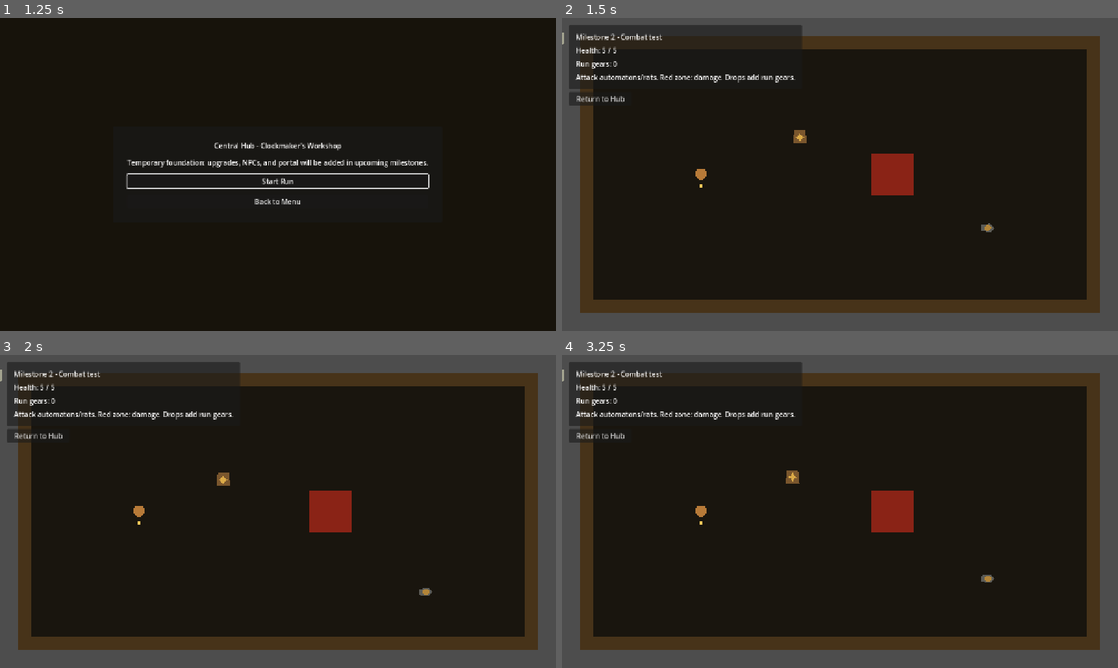
Above: before the commit, frames 1-4 (two rows, left to right).
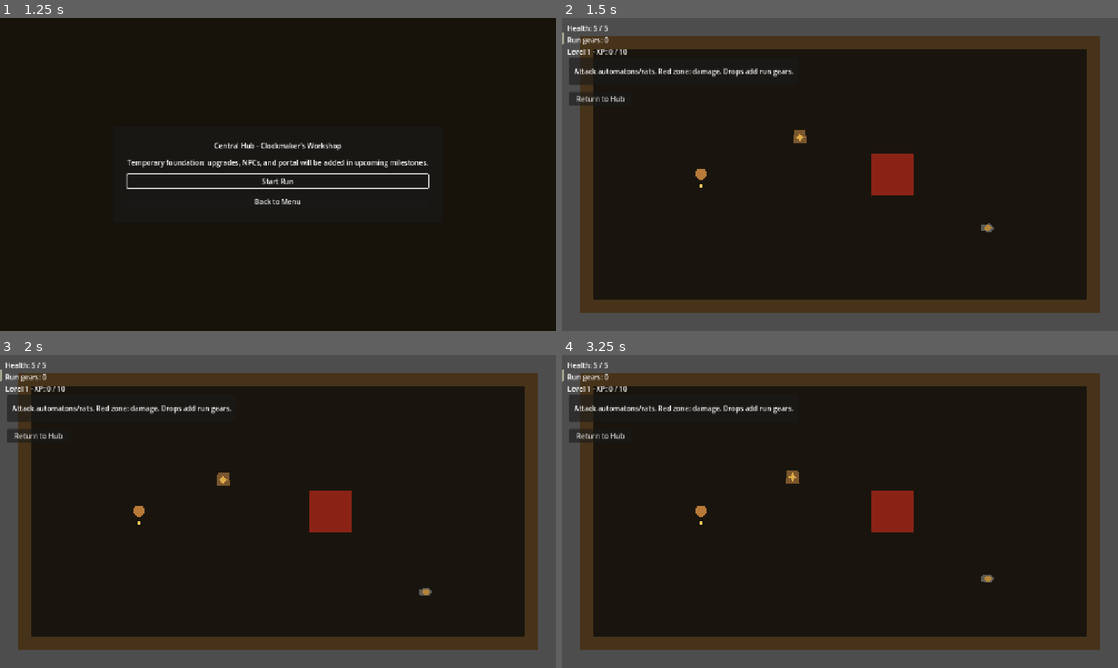
Above: after the commit, the same moments.

Repository: shibii1111/hermes-godot-topdown
Game: Godot game, scene res://scenes/main/GameRoot.tscn
Same seed, same stepped clock (60 frames per second), same inputs: the game is played once before the commit and once after it.
Inputs:
- Up to frame 1 (1.25 s): click "Start" at 0.5 s
- Up to frame 2 (1.5 s): click "Start Run" at 1.25 s
- Up to frame 3 (2 s): no input
- Up to frame 4 (3.25 s): click "Return to Hub" at 2 s; click "Start Run" at 2.75 s

Frame 1 is identical in both runs. In frame 2, 4.4% of the frame differs, in the area x 1-43%, y 2-23%; in frame 3, 4.4%; in frame 4, 4.4%.

Commit message:
feat: add run UI menus

Diff:
--- a/scenes/dungeon/TestRoom.tscn
+++ b/scenes/dungeon/TestRoom.tscn
@@ -1,10 +1,14 @@
-[gd_scene load_steps=8 format=3 uid="uid://roguewatch_test_room"]
+[gd_scene load_steps=12 format=3 uid="uid://roguewatch_test_room"]
 
 [ext_resource type="Script" path="res://scripts/dungeon/test_room.gd" id="1_test_room"]
 [ext_resource type="PackedScene" path="res://scenes/player/Player.tscn" id="2_player"]
 [ext_resource type="Script" path="res://scripts/combat/damage_zone.gd" id="3_damage_zone"]
 [ext_resource type="PackedScene" path="res://scenes/enemies/EnemyAutomaton.tscn" id="4_automaton"]
 [ext_resource type="PackedScene" path="res://scenes/enemies/EnemyMechanicalRat.tscn" id="5_rat"]
+[ext_resource type="PackedScene" path="res://scenes/ui/HUD.tscn" id="6_hud"]
+[ext_resource type="PackedScene" path="res://scenes/ui/PauseMenu.tscn" id="7_pause"]
+[ext_resource type="PackedScene" path="res://scenes/ui/InventoryMenu.tscn" id="8_inventory"]
+[ext_resource type="PackedScene" path="res://scenes/ui/SpecialIndicator.tscn" id="9_special"]
 
 [sub_resource type="RectangleShape2D" id="RectangleShape2D_damage_zone"]
 size = Vector2(96, 96)
@@ -13,6 +17,7 @@
 size = Vector2(1180, 620)
 
 [node name="TestRoom" type="Node2D"]
+process_mode = 3
 script = ExtResource("1_test_room")
 
 [node name="Floor" type="Polygon2D" parent="."]
@@ -59,47 +64,41 @@
 [node name="EnemyMechanicalRat" parent="Enemies" groups=["enemies"] instance=ExtResource("5_rat")]
 position = Vector2(980, 460)
 
-[node name="CanvasLayer" type="CanvasLayer" parent="."]
+[node name="HUD" parent="." instance=ExtResource("6_hud")]
+unique_name_in_owner = true
 
-[node name="HUDPanel" type="PanelContainer" parent="CanvasLayer"]
+[node name="RunHintLayer" type="CanvasLayer" parent="."]
+
+[node name="HintPanel" type="PanelContainer" parent="RunHintLayer"]
 offset_left = 16.0
-offset_top = 16.0
-offset_right = 448.0
+offset_top = 92.0
+offset_right = 506.0
 offset_bottom = 154.0
 
-[node name="MarginContainer" type="MarginContainer" parent="CanvasLayer/HUDPanel"]
+[node name="MarginContainer" type="MarginContainer" parent="RunHintLayer/HintPanel"]
 layout_mode = 2
-theme_override_constants/margin_left = 16
-theme_override_constants/margin_top = 16
-theme_override_constants/margin_right = 16
-theme_override_constants/margin_bottom = 16
+theme_override_constants/margin_left = 12
+theme_override_constants/margin_top = 12
+theme_override_constants/margin_right = 12
+theme_override_constants/margin_bottom = 12
 
-[node name="VBoxContainer" type="VBoxContainer" parent="CanvasLayer/HUDPanel/MarginContainer"]
-layout_mode = 2
-theme_override_constants/separation = 8
-
-[node name="TitleLabel" type="Label" parent="CanvasLayer/HUDPanel/MarginContainer/VBoxContainer"]
-layout_mode = 2
-text = "Milestone 2 - Combat test"
-
-[node name="HealthLabel" type="Label" parent="CanvasLayer/HUDPanel/MarginContainer/VBoxContainer"]
-unique_name_in_owner = true
-layout_mode = 2
-text = "Health: 5 / 5"
-
-[node name="CurrencyLabel" type="Label" parent="CanvasLayer/HUDPanel/MarginContainer/VBoxContainer"]
-unique_name_in_owner = true
-layout_mode = 2
-text = "Run gears: 0"
-
-[node name="HintLabel" type="Label" parent="CanvasLayer/HUDPanel/MarginContainer/VBoxContainer"]
+[node name="HintLabel" type="Label" parent="RunHintLayer/HintPanel/MarginContainer"]
 layout_mode = 2
 text = "Attack automatons/rats. Red zone: damage. Drops add run gears."
 
-[node name="ReturnHubButton" type="Button" parent="CanvasLayer"]
+[node name="ReturnHubButton" type="Button" parent="RunHintLayer"]
 unique_name_in_owner = true
 offset_left = 16.0
 offset_top = 170.0
 offset_right = 160.0
 offset_bottom = 202.0
 text = "Return to Hub"
+
+[node name="SpecialIndicator" parent="." instance=ExtResource("9_special")]
+unique_name_in_owner = true
+
+[node name="PauseMenu" parent="." instance=ExtResource("7_pause")]
+unique_name_in_owner = true
+
+[node name="InventoryMenu" parent="." instance=ExtResource("8_inventory")]
+unique_name_in_owner = true
--- /dev/null
+++ b/scenes/ui/HUD.tscn
@@ -0,0 +1,33 @@
+[gd_scene load_steps=2 format=3 uid="uid://roguewatch_hud"]
+
+[ext_resource type="Script" path="res://scripts/ui/hud.gd" id="1_hud"]
+
+[node name="HUD" type="CanvasLayer"]
+script = ExtResource("1_hud")
+
+[node name="MarginContainer" type="MarginContainer" parent="."]
+anchors_preset = 15
+anchor_right = 1.0
+anchor_bottom = 1.0
+offset_left = 12.0
+offset_top = 12.0
+offset_right = -12.0
+offset_bottom = -12.0
+
+[node name="VBoxContainer" type="VBoxContainer" parent="MarginContainer"]
+layout_mode = 2
+
+[node name="HealthLabel" type="Label" parent="MarginContainer/VBoxContainer"]
+unique_name_in_owner = true
+layout_mode = 2
+text = "Health: 5 / 5"
+
+[node name="RunCurrencyLabel" type="Label" parent="MarginContainer/VBoxContainer"]
+unique_name_in_owner = true
+layout_mode = 2
+text = "Run gears: 0"
+
+[node name="XPLabel" type="Label" parent="MarginContainer/VBoxContainer"]
+unique_name_in_owner = true
+layout_mode = 2
+text = "Level 1 - XP: 0 / 10"
--- /dev/null
+++ b/scenes/ui/InventoryMenu.tscn
@@ -0,0 +1,56 @@
+[gd_scene load_steps=2 format=3 uid="uid://roguewatch_inventory_menu"]
+
+[ext_resource type="Script" path="res://scripts/ui/inventory_menu.gd" id="1_inventory"]
+
+[node name="InventoryMenu" type="Control"]
+process_mode = 3
+anchors_preset = 15
+anchor_right = 1.0
+anchor_bottom = 1.0
+script = ExtResource("1_inventory")
+
+[node name="Backdrop" type="ColorRect" parent="."]
+layout_mode = 1
+anchors_preset = 15
+anchor_right = 1.0
+anchor_bottom = 1.0
+color = Color(0, 0, 0, 0.45)
+
+[node name="CenterContainer" type="CenterContainer" parent="."]
+layout_mode = 1
+anchors_preset = 15
+anchor_right = 1.0
+anchor_bottom = 1.0
+
+[node name="PanelContainer" type="PanelContainer" parent="CenterContainer"]
+layout_mode = 2
+
+[node name="MarginContainer" type="MarginContainer" parent="CenterContainer/PanelContainer"]
+layout_mode = 2
+theme_override_constants/margin_left = 24
+theme_override_constants/margin_top = 24
+theme_override_constants/margin_right = 24
+theme_override_constants/margin_bottom = 24
+
+[node name="VBoxContainer" type="VBoxContainer" parent="CenterContainer/PanelContainer/MarginContainer"]
+layout_mode = 2
+theme_override_constants/separation = 12
+
+[node name="Title" type="Label" parent="CenterContainer/PanelContainer/MarginContainer/VBoxContainer"]
+layout_mode = 2
+text = "Inventory"
+horizontal_alignment = 1
+
+[node name="EquipmentLabel" type="Label" parent="CenterContainer/PanelContainer/MarginContainer/VBoxContainer"]
+layout_mode = 2
+text = "Weapon: Clockwork Blade | Spell: Clockburst"
+
+[node name="SlotGrid" type="GridContainer" parent="CenterContainer/PanelContainer/MarginContainer/VBoxContainer"]
+unique_name_in_owner = true
+layout_mode = 2
+columns = 4
+
+[node name="CloseButton" type="Button" parent="CenterContainer/PanelContainer/MarginContainer/VBoxContainer"]
+unique_name_in_owner = true
+layout_mode = 2
+text = "Close"
--- /dev/null
+++ b/scenes/ui/PauseMenu.tscn
@@ -0,0 +1,52 @@
+[gd_scene load_steps=2 format=3 uid="uid://roguewatch_pause_menu"]
+
+[ext_resource type="Script" path="res://scripts/ui/pause_menu.gd" id="1_pause"]
+
+[node name="PauseMenu" type="Control"]
+process_mode = 3
+anchors_preset = 15
+anchor_right = 1.0
+anchor_bottom = 1.0
+script = ExtResource("1_pause")
+
+[node name="Backdrop" type="ColorRect" parent="."]
+layout_mode = 1
+anchors_preset = 15
+anchor_right = 1.0
+anchor_bottom = 1.0
+color = Color(0, 0, 0, 0.58)
+
+[node name="CenterContainer" type="CenterContainer" parent="."]
+layout_mode = 1
+anchors_preset = 15
+anchor_right = 1.0
+anchor_bottom = 1.0
+
+[node name="PanelContainer" type="PanelContainer" parent="CenterContainer"]
+layout_mode = 2
+
+[node name="MarginContainer" type="MarginContainer" parent="CenterContainer/PanelContainer"]
+layout_mode = 2
+theme_override_constants/margin_left = 24
+theme_override_constants/margin_top = 24
+theme_override_constants/margin_right = 24
+theme_override_constants/margin_bottom = 24
+
+[node name="VBoxContainer" type="VBoxContainer" parent="CenterContainer/PanelContainer/MarginContainer"]
+layout_mode = 2
+theme_override_constants/separation = 12
+
+[node name="Title" type="Label" parent="CenterContainer/PanelContainer/MarginContainer/VBoxContainer"]
+layout_mode = 2
+text = "Paused"
+horizontal_alignment = 1
+
+[node name="ResumeButton" type="Button" parent="CenterContainer/PanelContainer/MarginContainer/VBoxContainer"]
+unique_name_in_owner = true
+layout_mode = 2
+text = "Resume"
+
+[node name="ReturnHubButton" type="Button" parent="CenterContainer/PanelContainer/MarginContainer/VBoxContainer"]
+unique_name_in_owner = true
+layout_mode = 2
+text = "Return to Hub"
--- /dev/null
+++ b/scenes/ui/SpecialIndicator.tscn
@@ -0,0 +1,42 @@
+[gd_scene load_steps=2 format=3 uid="uid://roguewatch_special_indicator"]
+
+[ext_resource type="Script" path="res://scripts/ui/special_indicator.gd" id="1_special"]
+
+[node name="SpecialIndicator" type="Control"]
+anchors_preset = 3
+anchor_left = 1.0
+anchor_top = 1.0
+anchor_right = 1.0
+anchor_bottom = 1.0
+offset_left = -260.0
+offset_top = -92.0
+offset_right = -12.0
+offset_bottom = -12.0
+script = ExtResource("1_special")
+
+[node name="PanelContainer" type="PanelContainer" parent="."]
+layout_mode = 1
+anchors_preset = 15
+anchor_right = 1.0
+anchor_bottom = 1.0
+
+[node name="MarginContainer" type="MarginContainer" parent="PanelContainer"]
+layout_mode = 2
+theme_override_constants/margin_left = 12
+theme_override_constants/margin_top = 12
+theme_override_constants/margin_right = 12
+theme_override_constants/margin_bottom = 12
+
+[node name="VBoxContainer" type="VBoxContainer" parent="PanelContainer/MarginContainer"]
+layout_mode = 2
+
+[node name="StatusLabel" type="Label" parent="PanelContainer/MarginContainer/VBoxContainer"]
+unique_name_in_owner = true
+layout_mode = 2
+text = "Clockburst ready"
+
+[node name="CooldownBar" type="ProgressBar" parent="PanelContainer/MarginContainer/VBoxContainer"]
+unique_name_in_owner = true
+layout_mode = 2
+value = 100.0
+show_percentage = false
--- a/scripts/dungeon/test_room.gd
+++ b/scripts/dungeon/test_room.gd
@@ -1,29 +1,79 @@
 extends Node2D
 
 ## Playable Milestone test room.
-## It verifies movement, facing, dash, melee attack, and health/damage before full dungeon work.
+## It verifies movement, facing, dash, melee attack, health/damage, enemies, and the run UI layer.
 
 @onready var player: Node = %Player
-@onready var health_label: Label = %HealthLabel
-@onready var currency_label: Label = %CurrencyLabel
+@onready var hud: Node = %HUD
+@onready var pause_menu: Node = %PauseMenu
+@onready var inventory_menu: Node = %InventoryMenu
+@onready var special_indicator: Node = %SpecialIndicator
 @onready var return_hub_button: Button = %ReturnHubButton
 
 var run_currency: int = 0
+var run_xp: int = 0
+var run_level: int = 1
+var xp_required: int = 10
 
 
-## Connects the player and temporary test UI controls.
+## Connects the player, enemies, and temporary test UI controls.
 func _ready() -> void:
+	process_mode = Node.PROCESS_MODE_ALWAYS
 	player.health_changed.connect(_on_player_health_changed)
 	player.died.connect(_on_player_died)
+	pause_menu.resume_requested.connect(_resume_from_pause)
+	pause_menu.return_hub_requested.connect(_on_return_hub_pressed)
+	inventory_menu.close_requested.connect(_resume_from_inventory)
 	return_hub_button.pressed.connect(_on_return_hub_pressed)
 	_connect_enemies()
 	_on_player_health_changed(player.health_component.current_health, player.health_component.max_health)
 	_update_currency_label()
+	_update_xp_label()
 
 
-## Updates the player's health display.
+## Handles run UI shortcuts while keeping gameplay input in player-specific scripts.
+func _unhandled_input(event: InputEvent) -> void:
+	if event.is_action_pressed("pause"):
+		toggle_pause_menu()
+		get_viewport().set_input_as_handled()
+	elif event.is_action_pressed("inventory"):
+		toggle_inventory_menu()
+		get_viewport().set_input_as_handled()
+	elif event.is_action_pressed("special") and not get_tree().paused:
+		trigger_special_ui()
+		get_viewport().set_input_as_handled()
+
+
+## Toggles the pause menu and global paused state for active runs.
+func toggle_pause_menu() -> void:
+	if inventory_menu.visible:
+		inventory_menu.hide_inventory()
+	if pause_menu.visible:
+		_resume_from_pause()
+	else:
+		get_tree().paused = true
+		pause_menu.show_pause()
+
+
+## Toggles the inventory overlay and pauses gameplay while it is open.
+func toggle_inventory_menu() -> void:
+	if pause_menu.visible:
+		pause_menu.hide_pause()
+	if inventory_menu.visible:
+		_resume_from_inventory()
+	else:
+		get_tree().paused = true
+		inventory_menu.show_inventory()
+
+
+## Triggers the temporary special/spell UI feedback for the Clockburst action.
+func trigger_special_ui() -> void:
+	special_indicator.trigger_special()
+
+
+## Updates the player's health display through the HUD scene.
 func _on_player_health_changed(current_health: int, max_health: int) -> void:
-	health_label.text = "Health: %d / %d" % [current_health, max_health]
+	hud.set_health(current_health, max_health)
 
 
 ## Connects enemies present in the room to the player and drop system.
@@ -35,24 +85,49 @@
 			enemy.died.connect(_on_enemy_died)
 
 
-## Adds run currency dropped by a dead enemy.
+## Adds run currency and XP dropped by a dead enemy.
 func _on_enemy_died(_enemy: Node, currency_value: int) -> void:
 	run_currency += currency_value
+	run_xp += currency_value * 2
+	if run_xp >= xp_required:
+		run_xp -= xp_required
+		run_level += 1
+		xp_required += 5
 	_update_currency_label()
+	_update_xp_label()
 
 
 ## Updates the run currency display earned during the test run.
 func _update_currency_label() -> void:
-	currency_label.text = "Run gears: %d" % run_currency
+	hud.set_run_currency(run_currency)
+
+
+## Updates the temporary XP display shown in the run HUD.
+func _update_xp_label() -> void:
+	hud.set_xp(run_xp, xp_required, run_level)
 
 
 ## Simulates the minimal roguelite loop: return to the hub on death.
 func _on_player_died() -> void:
+	_resume_from_pause()
 	SignalBus.run_ended.emit("player_death")
 	SceneLoader.go_to_hub()
 
 
 ## Allows leaving the test room manually without dying.
 func _on_return_hub_pressed() -> void:
+	_resume_from_pause()
 	SignalBus.run_ended.emit("manual_return")
 	SceneLoader.go_to_hub()
+
+
+## Resumes gameplay from the pause overlay.
+func _resume_from_pause() -> void:
+	pause_menu.hide_pause()
+	get_tree().paused = false
+
+
+## Resumes gameplay from the inventory overlay.
+func _resume_from_inventory() -> void:
+	inventory_menu.hide_inventory()
+	get_tree().paused = false
--- /dev/null
+++ b/scripts/ui/hud.gd
@@ -0,0 +1,24 @@
+extends CanvasLayer
+class_name HUD
+
+## Displays run combat information without owning gameplay state.
+## Gameplay systems push values into this view through explicit setter methods.
+
+@onready var health_label: Label = %HealthLabel
+@onready var run_currency_label: Label = %RunCurrencyLabel
+@onready var xp_label: Label = %XPLabel
+
+
+## Updates the player's current and maximum health text.
+func set_health(current_health: int, max_health: int) -> void:
+	health_label.text = "Health: %d / %d" % [current_health, max_health]
+
+
+## Updates the run currency text for gears earned during the current run.
+func set_run_currency(currency_value: int) -> void:
+	run_currency_label.text = "Run gears: %d" % currency_value
+
+
+## Updates the current run XP and level text.
+func set_xp(current_xp: int, required_xp: int, level: int) -> void:
+	xp_label.text = "Level %d - XP: %d / %d" % [level, current_xp, required_xp]
--- /dev/null
+++ b/scripts/ui/inventory_menu.gd
@@ -0,0 +1,61 @@
+extends Control
+class_name InventoryMenu
+
+## Simple inventory overlay for Milestone 3.
+## It starts as a 12-slot grid plus equipment placeholders and can later bind to real inventory data.
+
+const SLOT_COUNT := 12
+
+signal close_requested()
+
+@onready var slot_grid: GridContainer = %SlotGrid
+@onready var close_button: Button = %CloseButton
+
+
+## Builds deterministic placeholder slots and hides the menu until requested.
+func _ready() -> void:
+	process_mode = Node.PROCESS_MODE_WHEN_PAUSED
+	_build_slots()
+	close_button.pressed.connect(_on_close_pressed)
+	hide_inventory()
+
+
+## Displays the inventory and focuses the close button for controller navigation.
+func show_inventory() -> void:
+	visible = true
+	close_button.grab_focus()
+
+
+## Hides the inventory overlay.
+func hide_inventory() -> void:
+	visible = false
+
+
+## Toggles inventory visibility without owning pause state.
+func toggle_inventory() -> void:
+	if visible:
+		hide_inventory()
+	else:
+		show_inventory()
+
+
+## Creates the temporary 12-slot inventory grid used by Milestone 3.
+func _build_slots() -> void:
+	if slot_grid.get_child_count() > 0:
+		return
+	for slot_index in range(SLOT_COUNT):
+		var slot := PanelContainer.new()
+		slot.name = "Slot%02d" % [slot_index + 1]
+		slot.custom_minimum_size = Vector2(64, 64)
+		var label := Label.new()
+		label.text = "Empty"
+		label.horizontal_alignment = HORIZONTAL_ALIGNMENT_CENTER
+		label.vertical_alignment = VERTICAL_ALIGNMENT_CENTER
+		slot.add_child(label)
+		slot_grid.add_child(slot)
+
+
+## Handles the close button and notifies the owning room to resume gameplay.
+func _on_close_pressed() -> void:
+	hide_inventory()
+	close_requested.emit()
--- /dev/null
+++ b/scripts/ui/pause_menu.gd
@@ -0,0 +1,30 @@
+extends Control
+class_name PauseMenu
+
+## Pause overlay view for active runs.
+## It exposes signals instead of changing scenes directly so the current room stays in control.
+
+signal resume_requested()
+signal return_hub_requested()
+
+@onready var resume_button: Button = %ResumeButton
+@onready var return_hub_button: Button = %ReturnHubButton
+
+
+## Wires button signals and keeps the menu hidden until pause is requested.
+func _ready() -> void:
+	process_mode = Node.PROCESS_MODE_WHEN_PAUSED
+	resume_button.pressed.connect(resume_requested.emit)
+	return_hub_button.pressed.connect(return_hub_requested.emit)
+	hide_pause()
+
+
+## Displays the pause menu and focuses Resume for controller navigation.
+func show_pause() -> void:
+	visible = true
+	resume_button.grab_focus()
+
+
+## Hides the pause menu when gameplay resumes.
+func hide_pause() -> void:
+	visible = false
--- /dev/null
+++ b/scripts/ui/special_indicator.gd
@@ -0,0 +1,38 @@
+extends Control
+class_name SpecialIndicator
+
+## Minimal special/spell UI for Milestone 3.
+## The real ability system will connect to this later; for now it proves input and feedback paths.
+
+@onready var status_label: Label = %StatusLabel
+@onready var cooldown_bar: ProgressBar = %CooldownBar
+
+var cooldown_time: float = 0.0
+
+
+## Initializes the indicator in a ready state.
+func _ready() -> void:
+	set_ready()
+
+
+## Shows immediate feedback when the special input is triggered.
+func trigger_special() -> void:
+	cooldown_time = 1.0
+	status_label.text = "Clockburst readying..."
+	cooldown_bar.value = 0.0
+
+
+## Advances the temporary cooldown display while the scene is active.
+func _process(delta: float) -> void:
+	if cooldown_time <= 0.0:
+		return
+	cooldown_time = maxf(cooldown_time - delta, 0.0)
+	cooldown_bar.value = 100.0 * (1.0 - cooldown_time)
+	if cooldown_time == 0.0:
+		set_ready()
+
+
+## Resets the special indicator to its ready state.
+func set_ready() -> void:
+	status_label.text = "Clockburst ready"
+	cooldown_bar.value = 100.0
Not shown, changed: docs/milestones.md
